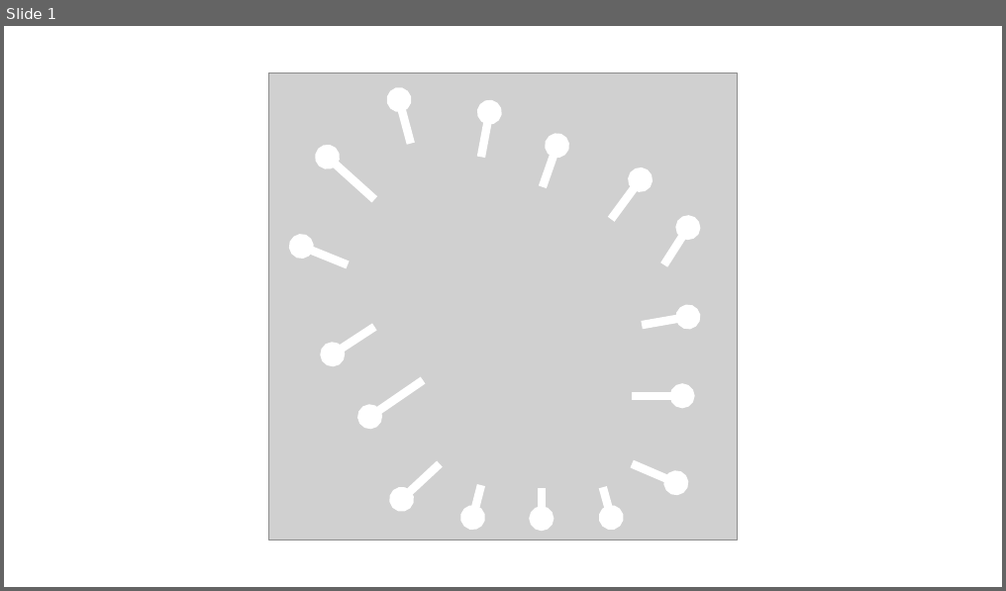
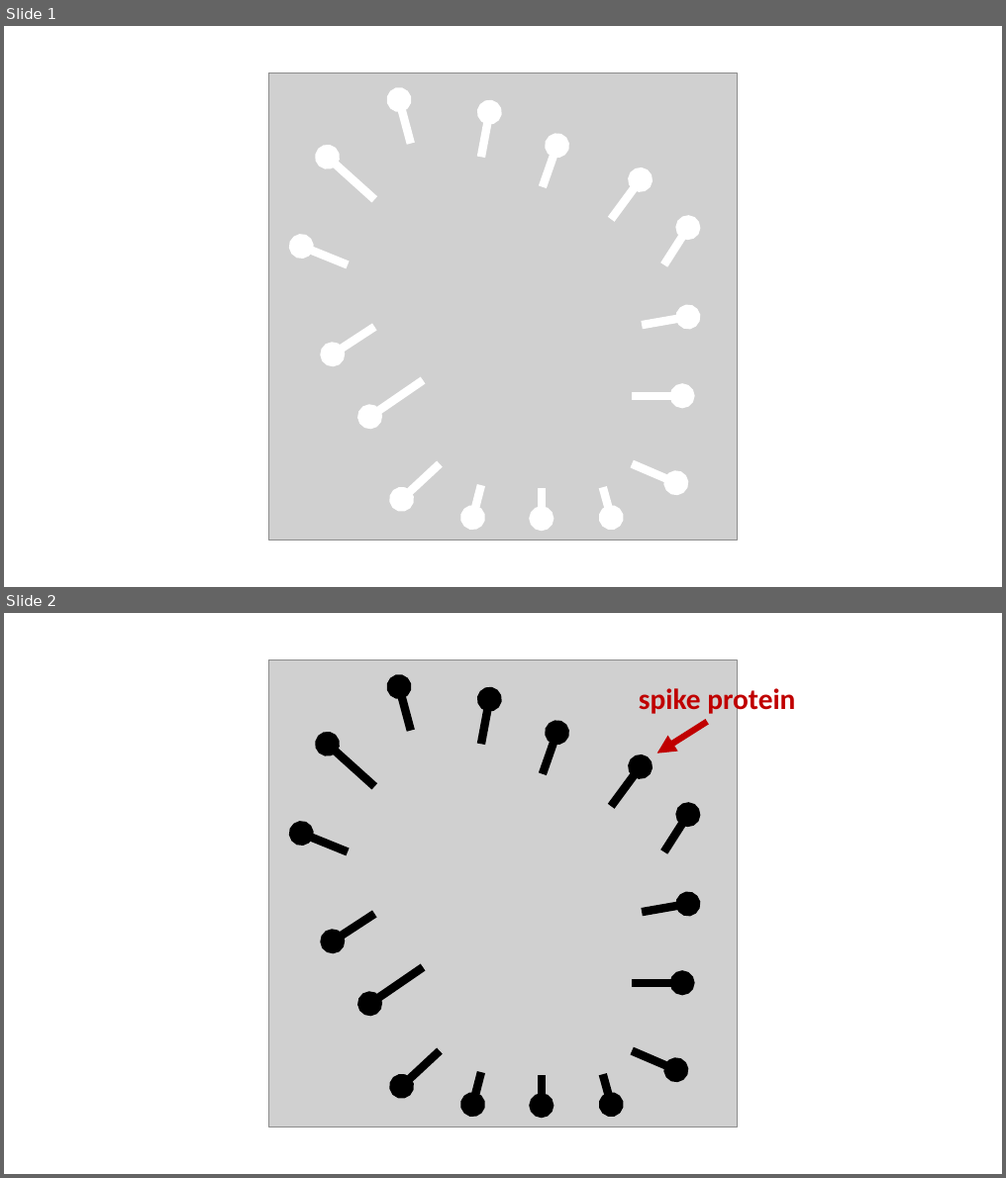
Before and after one commit to mattbayer/covid-wisconsin, a slide deck: docs/graphics-work/CovidWI.pptx. Shown one above the other, each under a label of ours: slide 1 before the commit, slides 1 and 2 after it. The pictures are 1006x591 and 1006x1178 pixels, drawn with LibreOffice and Linux fonts; fonts in the diff are those of the drawing; grey boxes stand for pictures. Boxes give left, top, right and bottom in pixels: in the first picture for what was removed or moved away, otherwise in the second. Text is boxed around its words. In the diff, an @@ line names an element or a change of style, - is before the commit and + after.

Commit message:
Spike protein graphic

```diff
--- a/docs/graphics-work/CovidWI.pptx
+++ b/docs/graphics-work/CovidWI.pptx
@@ slide 2 added at (4, 613, 1002, 1174), background #FFFFFF @@
@@ picture added at (269, 660, 737, 1128) @@
@@ group added at (301, 687, 688, 1106): 16 arrows @@
@@ text added at (639, 685, 795, 717), 28 pt, text #C00000, bold @@
+spike protein
@@ arrow added from (707, 722) to (657, 754), #C00000 6 pt @@
```
Also in this commit, not shown: 1 other file.
